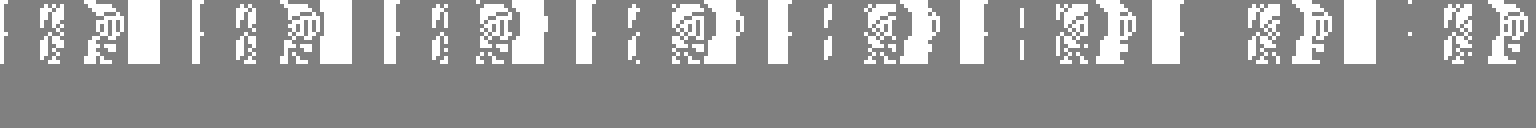
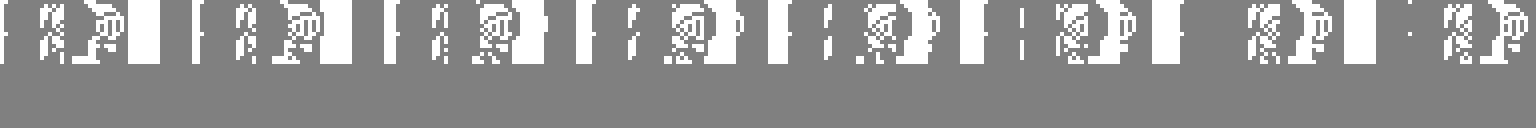
Comparing the layer stacks of the two w=1536, h=128 images. Changes:
hid "RightInter" over [48, 52, 1516, 64]
added layer "Pasted Layer" over [48, 52, 1516, 64]
